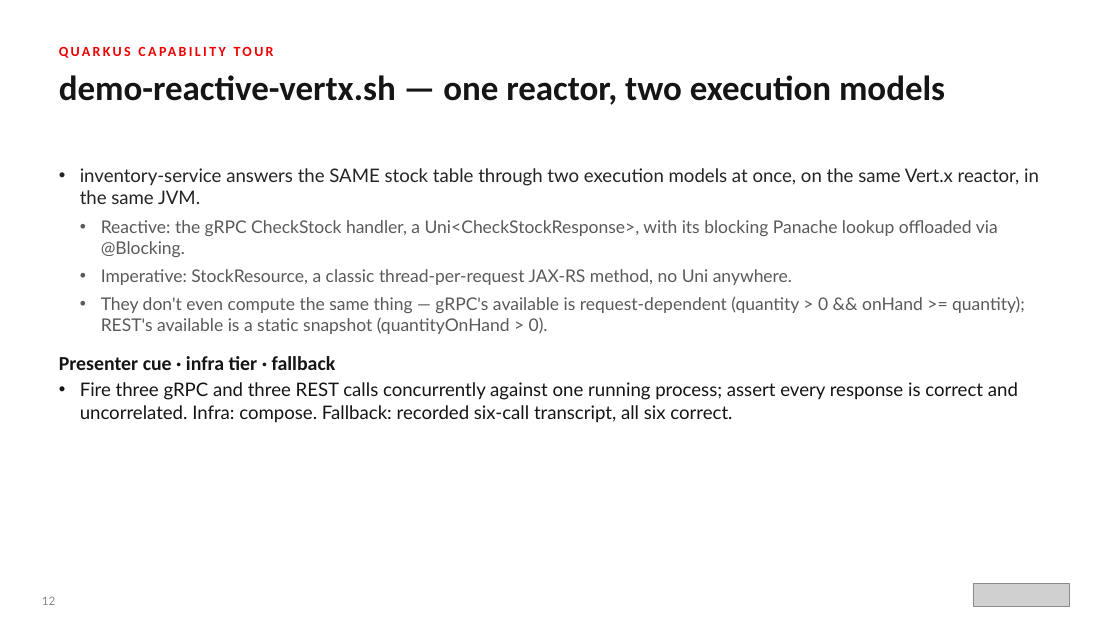
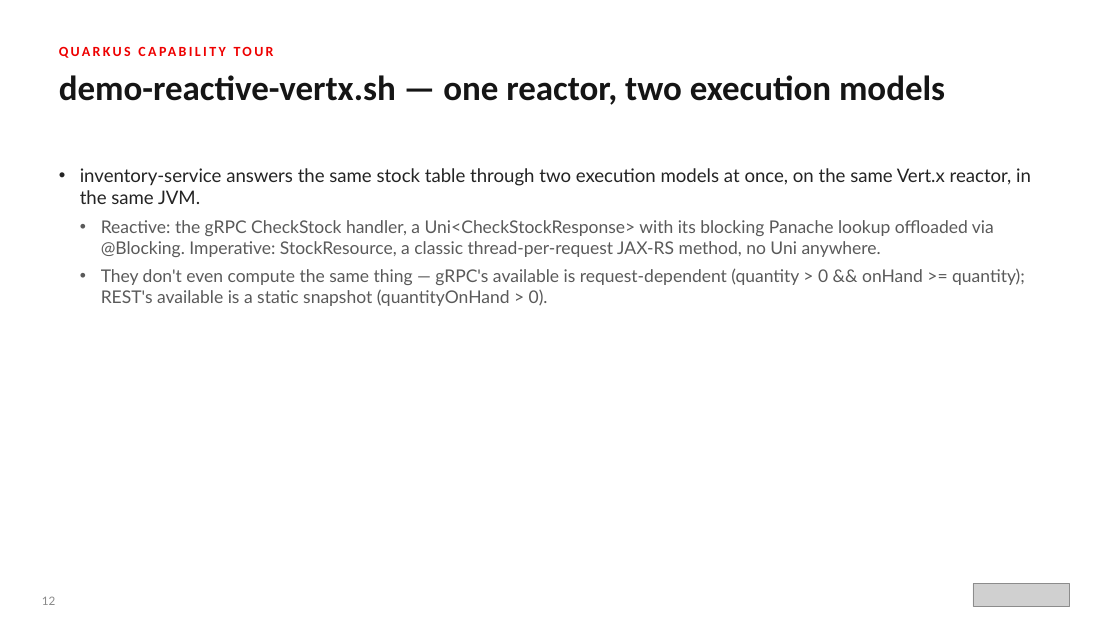
Before and after one commit to patterncatalyst/datamesh-reference-arch-quarkus, a slide deck: slide 13 of presentation/datamesh-201/Datamesh-201-Quarkus-r1.0.pptx. Drawn at 1120x630 pixels with LibreOffice and Linux fonts; fonts in the diff are those of the drawing; grey boxes stand for pictures. Boxes give left, top, right and bottom in pixels: in the first picture for what was removed or moved away, otherwise in the second. Text is boxed around its words. In the diff, an @@ line names an element or a change of style, - is before the commit and + after.

```diff
--- a/presentation/datamesh-201/Datamesh-201-Quarkus-r1.0.pptx
+++ b/presentation/datamesh-201/Datamesh-201-Quarkus-r1.0.pptx
@@ text at bbox=[80, 168, 1031, 257]: text changed @@
-• inventory-service answers the SAME stock table through two execution models at once, on the same Vert.x reactor, in the same JVM.
-  • Reactive: the gRPC CheckStock handler, a Uni<CheckStockResponse>, with its blocking Panache lookup offloaded via @Blocking.
-  • Imperative: StockResource, a classic thread-per-request JAX-RS method, no Uni anywhere.
+• inventory-service answers the same stock table through two execution models at once, on the same Vert.x reactor, in the same JVM.
+  • Reactive: the gRPC CheckStock handler, a Uni<CheckStockResponse> with its blocking Panache lookup offloaded via @Blocking. Imperative: StockResource, a classic thread-per-request JAX-RS method, no Uni anywhere.
@@ text at bbox=[59, 356, 1018, 423]: paragraphs removed @@
-Presenter cue · infra tier · fallback
-• Fire three gRPC and three REST calls concurrently against one running process; assert every response is correct and uncorrelated. Infra: compose. Fallback: recorded six-call transcript, all six correct.
```
Also in this commit, not shown: 70 other slides changed, 1 slide added, 5 other files.
